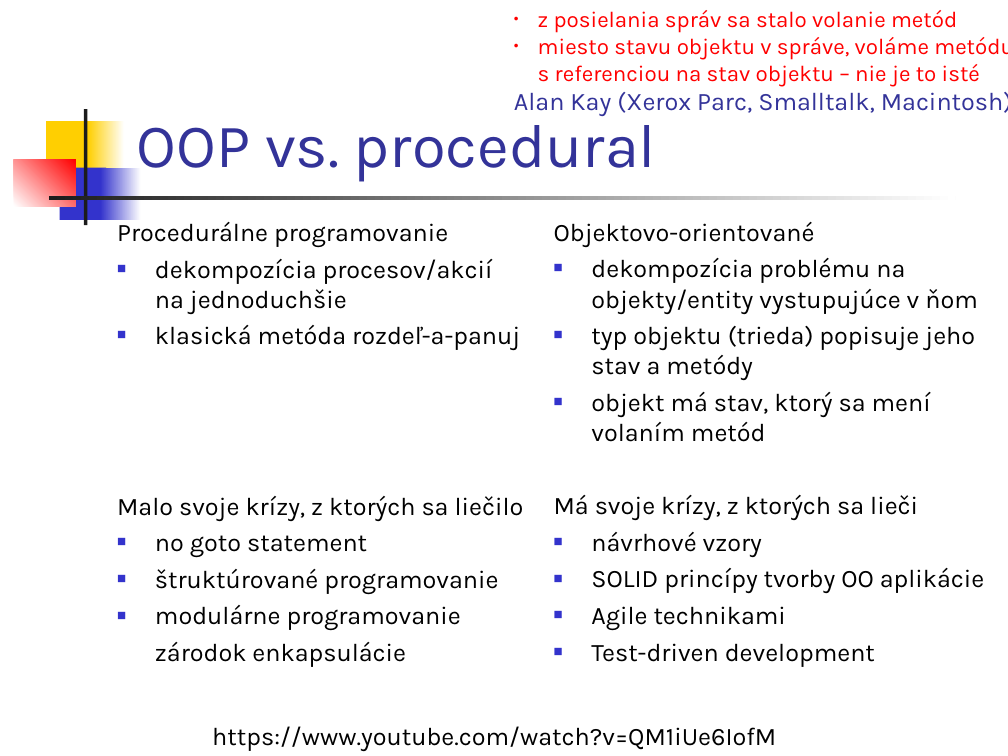
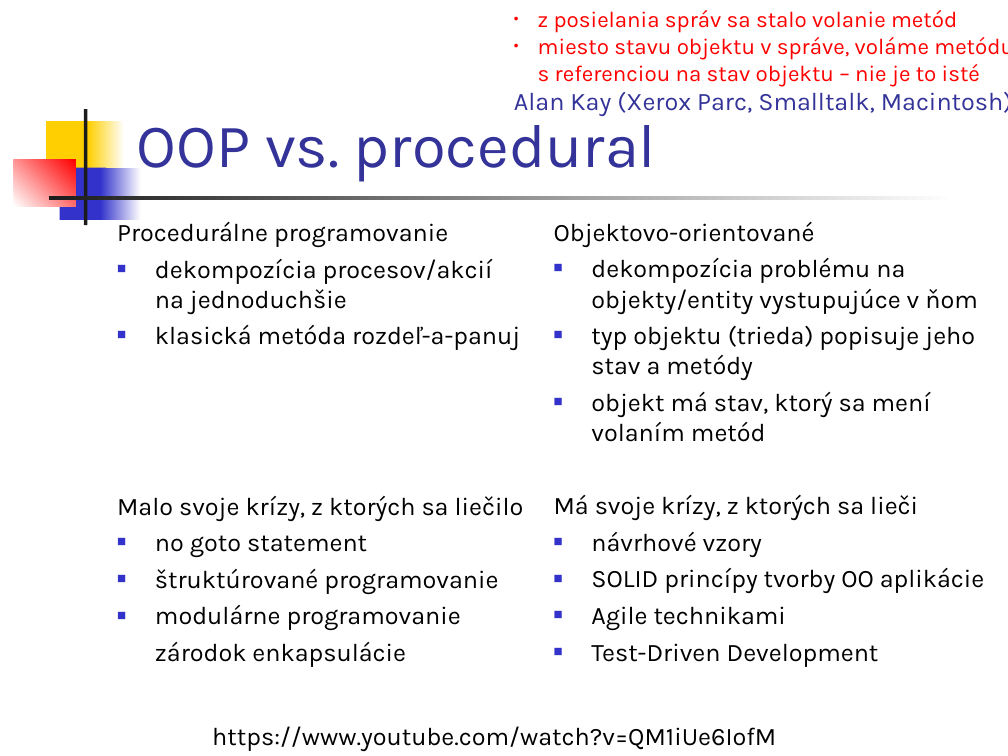
Before and after one commit to Programovanie4/Prednasky, a slide deck: slide 8 of 03/03_java.ppt. Drawn at 1008x756 pixels with LibreOffice and Linux fonts; fonts in the diff are those of the drawing. Boxes give left, top, right and bottom in pixels: in the first picture for what was removed or moved away, otherwise in the second. Text is boxed around its words. In the diff, an @@ line names an element or a change of style, - is before the commit and + after.

```diff
--- a/03/03_java.ppt
+++ b/03/03_java.ppt
@@ text at bbox=[591, 643, 879, 667]: text changed @@
-■ Test-driven development
+■ Test-Driven Development
```
Also in this commit, not shown: 1 other slide changed, 2 other files.
